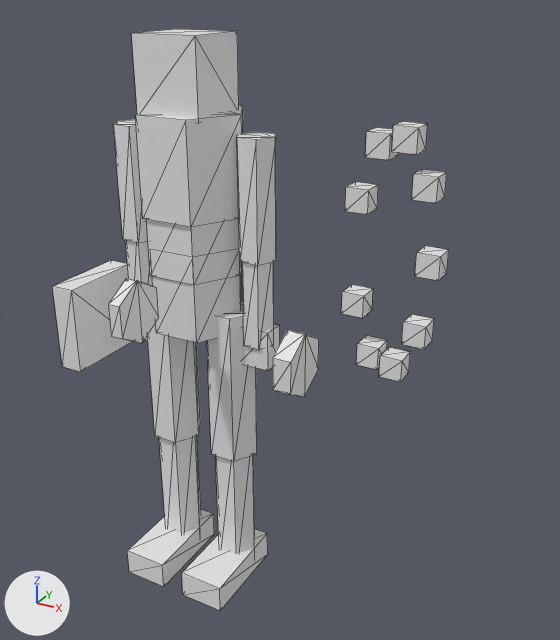
Two versions of the glTF model assets/persona/CAIRN_avatar_v2_LOD2.glb, one commit apart.
The view is the same before and after, from a 50 mm camera at (1.253, -1.777, 1.826) aimed at (0.306, -0.055, 0.965). Lighting does not change. The marker at lower left points along +X, +Y and +Z. The picture after the commit comes second. Mesh edges are drawn as thin lines.

Names of what the first picture shows: 'CAIRN_Body_LOD2'.
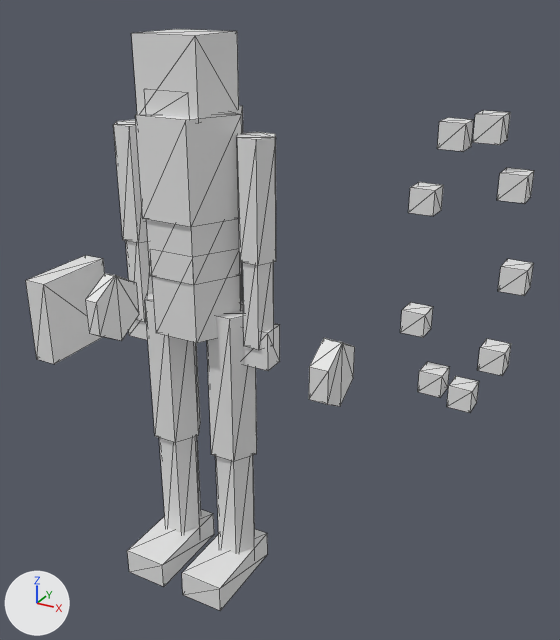
Commit message: cairn: DF-PERSONA-10 avatar v2r3封版+18项规范自检表(15✓/1△/2✗)+未解项停止盲改

What differs and where, as boxes [x1, y1, x2, y2] in the pictures (560 x 640 px; the box of a moved part takes in the faces that stretch with it):
'CAIRN_Body_LOD2', reshaped (28% wider)
    before: [52, 29, 449, 611]
    after: [26, 29, 534, 611]
part 1 of me_cairn_body, moved or reshaped
    before: [52, 260, 133, 372]
    after: [26, 255, 105, 364]
part 2 of me_cairn_body, moved or reshaped
    before: [273, 330, 319, 397]
    after: [309, 338, 355, 406]
part 3 of me_cairn_body, moved or reshaped
    before: [402, 314, 434, 349]
    after: [400, 302, 433, 337]
part 4 of me_cairn_body, moved or reshaped
    before: [379, 347, 410, 382]
    after: [418, 362, 450, 397]
part 5 of me_cairn_body, moved or reshaped
    before: [356, 336, 387, 370]
    after: [447, 376, 479, 413]
part 6 of me_cairn_body, moved or reshaped
    before: [415, 246, 449, 281]
    after: [478, 339, 511, 376]
part 7 of me_cairn_body, moved or reshaped
    before: [412, 169, 447, 203]
    after: [498, 259, 534, 296]
part 8 of me_cairn_body, moved or reshaped
    before: [392, 122, 427, 154]
    after: [497, 168, 534, 204]
part 9 of me_cairn_body, moved or reshaped
    before: [365, 128, 399, 160]
    after: [473, 110, 510, 145]
part 10 of me_cairn_body, moved or reshaped
    before: [345, 182, 378, 214]
    after: [437, 118, 474, 152]
part 11 of me_cairn_body, moved or reshaped
    before: [341, 285, 373, 318]
    after: [408, 182, 443, 216]
part 12 of me_cairn_body, moved or reshaped
    before: [108, 278, 159, 343]
    after: [85, 273, 139, 341]

Diff of the bpy script that builds the scene:
```diff
--- a/assets/persona/CAIRN_avatar_v2_LOD2.glb.py
+++ b/assets/persona/CAIRN_avatar_v2_LOD2.glb.py
@@ me_cairn_body @@
 # used by ob_cairn_body_lod2; location = (0.0, 0.0, 0.0)
-me_cairn_body.from_pydata(...)  # 288 vertices, 460 faces; spans x -0.4..0.75, y -0.38..0.14, z 0.0..1.7
+me_cairn_body.from_pydata(...)  # 296 vertices, 472 faces; spans x -0.51..0.95, y -0.46..0.14, z 0.0..1.7
+# me_cairn_body part 1: the loose piece of 8 vertices spanning x -0.4..-0.32, y -0.19..0.08, z 0.71..0.98 is moved by (-0.11, 0.0, 0.0)
+# me_cairn_body part 2: the loose piece of 12 vertices spanning x 0.33..0.39, y -0.14..0.02, z 0.75..0.94 is moved by (0.11, 0.0, 0.0)
+# me_cairn_body part 3: the loose piece of 8 vertices spanning x 0.67..0.73, y -0.08..-0.02, z 0.98..1.04 is moved by (-0.01, 0.0, 0.03)
+# me_cairn_body part 4: the loose piece of 8 vertices spanning x 0.61..0.67, y -0.08..-0.02, z 0.88..0.94 is moved by (0.11, 0.0, -0.02)
+# me_cairn_body part 5: the loose piece of 8 vertices spanning x 0.55..0.61, y -0.08..-0.02, z 0.9..0.96 is moved by (0.25, 0.0, -0.06)
+# me_cairn_body part 6: the loose piece of 8 vertices spanning x 0.69..0.75, y -0.08..-0.02, z 1.17..1.23 is moved by (0.17, 0.0, -0.21)
+# me_cairn_body part 7: the loose piece of 8 vertices spanning x 0.67..0.73, y -0.08..-0.02, z 1.36..1.42 is moved by (0.22, 0.0, -0.19)
+# me_cairn_body part 8: the loose piece of 8 vertices spanning x 0.61..0.67, y -0.08..-0.02, z 1.46..1.52 is moved by (0.25, 0.0, -0.08)
+# me_cairn_body part 9: the loose piece of 8 vertices spanning x 0.55..0.61, y -0.08..-0.02, z 1.44..1.5 is moved by (0.25, 0.0, 0.06)
+# me_cairn_body part 10: the loose piece of 8 vertices spanning x 0.5..0.56, y -0.08..-0.02, z 1.31..1.37 is moved by (0.22, 0.0, 0.17)
+# me_cairn_body part 11: the loose piece of 8 vertices spanning x 0.5..0.56, y -0.08..-0.02, z 1.03..1.09 is moved by (0.16, 0.0, 0.29)
+# me_cairn_body part 12
+# 10 vertices are removed from x -0.02..0.02, y -0.38..-0.22, z 0.93..1.07
+# 20 faces are deleted
+# 5 vertices are added at (-0.02, -0.38, 1.15), (-0.02, -0.46, 1.11), (-0.02, -0.46, 1.01), (-0.02, -0.38, 0.97), (-0.02, -0.3, 1.01)
+# 5 new vertices lie (0.04, 0.0, 0.0) away from vertices in x -0.02, y -0.46..-0.3, z 0.97..1.15
+# 20 new faces join them
+# other edits to the shape of me_cairn_body do not show in these pictures
```
